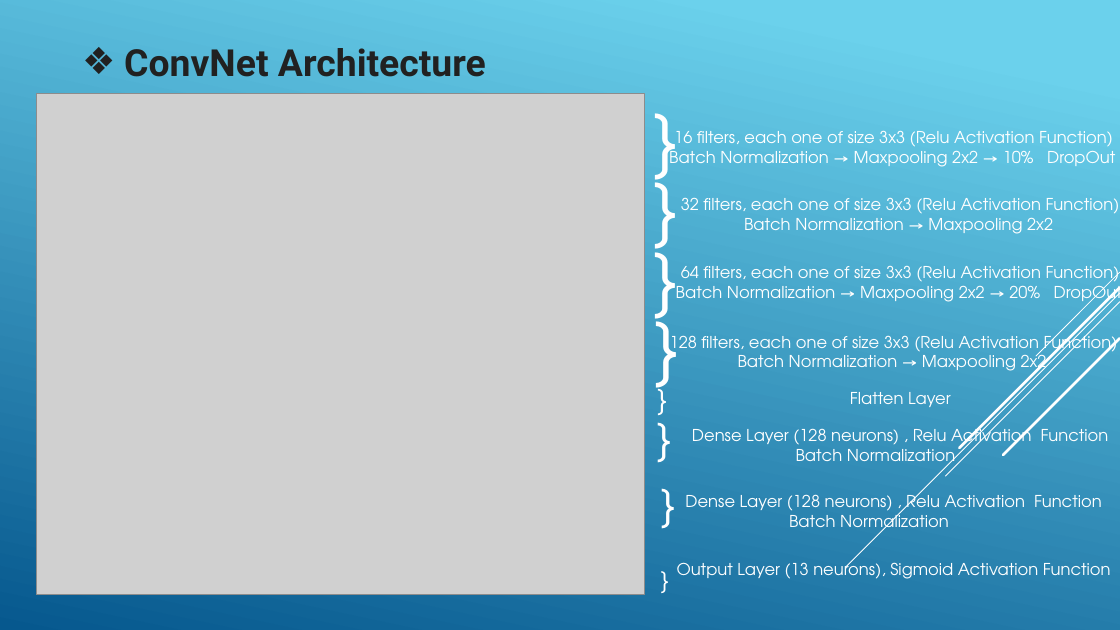
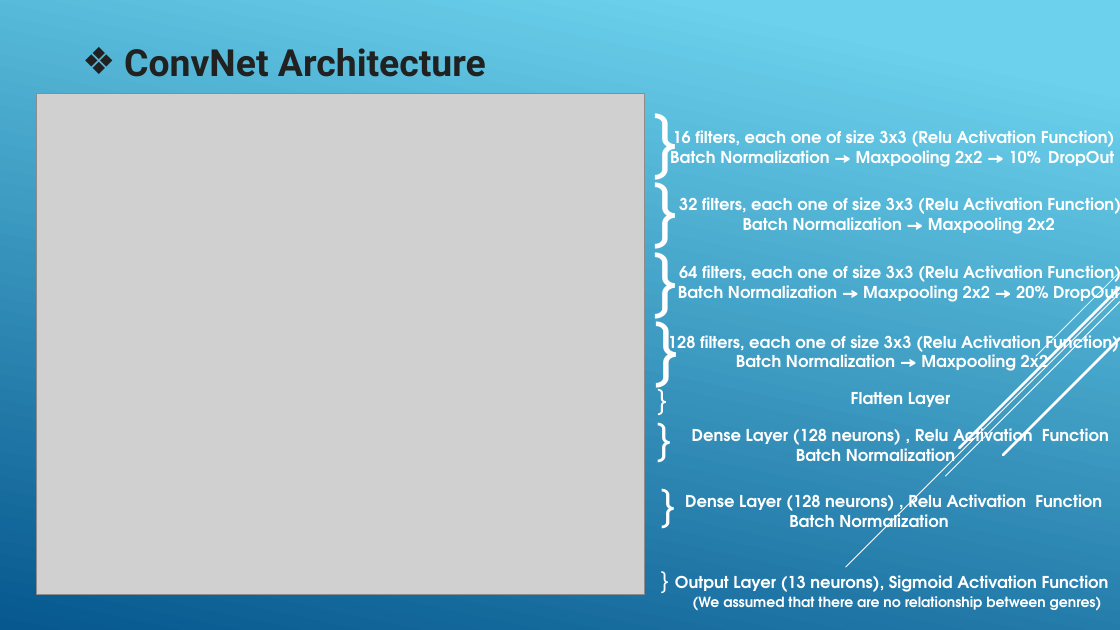
Before and after one commit to jordantangy/MoviePosterClassification-CNN, a slide deck: slide 15 of Slide Show.pptx. Drawn at 1120x630 pixels with LibreOffice and Linux fonts; fonts in the diff are those of the drawing; grey boxes stand for pictures. Boxes give left, top, right and bottom in pixels: in the first picture for what was removed or moved away, otherwise in the second. Text is boxed around its words. In the diff, an @@ line names an element or a change of style, - is before the commit and + after.

```diff
--- a/Slide Show.pptx
+++ b/Slide Show.pptx
@@ bold on in 7 elements at box(670, 130, 1115, 167), box(679, 197, 1120, 234), box(678, 265, 1120, 306), box(668, 330, 1119, 375), box(851, 392, 951, 407), box(692, 423, 1109, 469), box(685, 489, 1102, 535) @@
@@ text at box(675, 575, 1109, 611): text changed; size 14 to 12 pt; bold on @@
-Output Layer (13 neurons), Sigmoid Activation Function
+Output Layer (13 neurons), Sigmoid Activation Function (We assumed that there are no relationship between genres)
```
Also in this commit, not shown: 2 other slides changed, 1 slide added, 3 other files.
